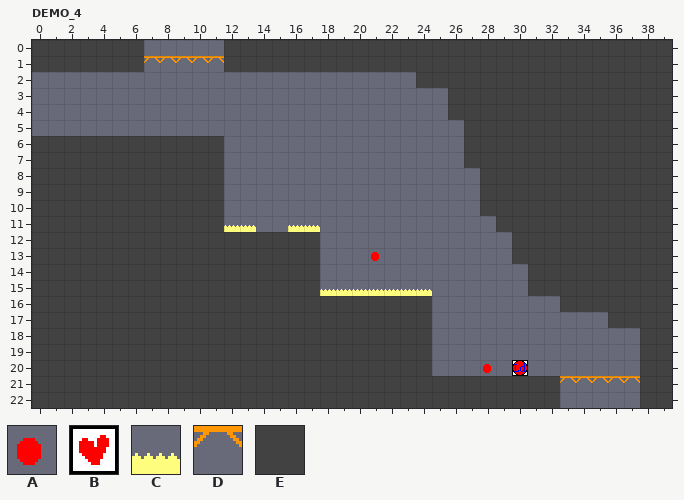
An edit to a level. LDtk project, Assets/Resources/LDtk/Demo.ldtk. Above is the file before it was changed.
Cells are 16x16 px. Shown: DEMO_4 x 0..39, y 0..22. The commit also changed other parts of the map, which this record leaves out.
Key: from "ENTITIES": A 1, B 6, C 16, D 67; from "GROUND": E 0.
_ is an empty cell.
Layers that did not change in this view are not listed.
Layer "GROUND" before, first column x 0:
 0 EEEEEEE_____EEEEEEE
 1 EEEEEEE_____EEEEEEE
 2 ___________________
 3 ___________________
 4 ___________________
 5 ___________________
 6 EEEEEEEEEEEE_______
 7 EEEEEEEEEEEE_______
 8 EEEEEEEEEEEE_______
 9 EEEEEEEEEEEE_______
10 EEEEEEEEEEEE_______
11 EEEEEEEEEEEE_______
12 EEEEEEEEEEEEEEEEEE_
13 EEEEEEEEEEEEEEEEEE_
14 EEEEEEEEEEEEEEEEEE_
15 EEEEEEEEEEEEEEEEEE_
16 EEEEEEEEEEEEEEEEEEE
17 EEEEEEEEEEEEEEEEEEE
18 EEEEEEEEEEEEEEEEEEE
19 EEEEEEEEEEEEEEEEEEE
20 EEEEEEEEEEEEEEEEEEE
21 EEEEEEEEEEEEEEEEEEE
22 EEEEEEEEEEEEEEEEEEE
Layer "ENTITIES" before, first column x 0:
 0 ________________________________________
 1 _______DDDDD____________________________
 2 ________________________________________
 3 ________________________________________
 4 ________________________________________
 5 ________________________________________
 6 ________________________________________
 7 ________________________________________
 8 ________________________________________
 9 ________________________________________
10 ________________________________________
11 ____________CC__CC______________________
12 ________________________________________
13 _____________________A__________________
14 ________________________________________
15 __________________CCCCCCC_______________
16 ________________________________________
17 ________________________________________
18 ________________________________________
19 ________________________________________
20 ____________________________A_B_________
21 _________________________________DDDDD__
22 ________________________________________
Now the later version:
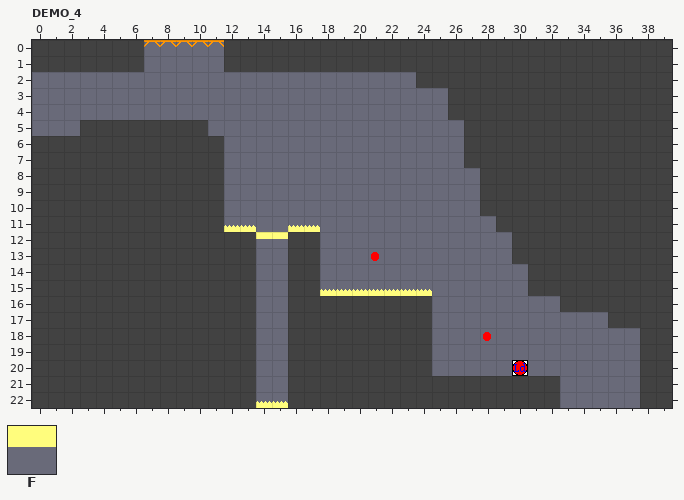
Further tiles: from "ENTITIES": F 8.
Difference:
Changed rows in their new state; . is an unchanged cell.
Layer "GROUND":
first column x 3:
 5 EEEEEEEE
first column x 14:
12 __
13 __
14 __
15 __
16 __
17 __
18 __
19 __
20 __
21 __
22 __
Layer "ENTITIES":
first column x 7:
 0 DDDDD
 1 _____
first column x 14:
12 FF
first column x 14:
18 ..............A.........
20 .............._.........
21 ..................._____
22 CC......................
Changed places in both pictures, as pixel boxes (x1, y1, x2, y2):
changed: (144, 40, 224, 63)
added: (80, 120, 208, 136)
changed: (256, 232, 288, 408)
added: (483, 332, 491, 341)
removed: (483, 364, 491, 373)
removed: (560, 376, 640, 383)
